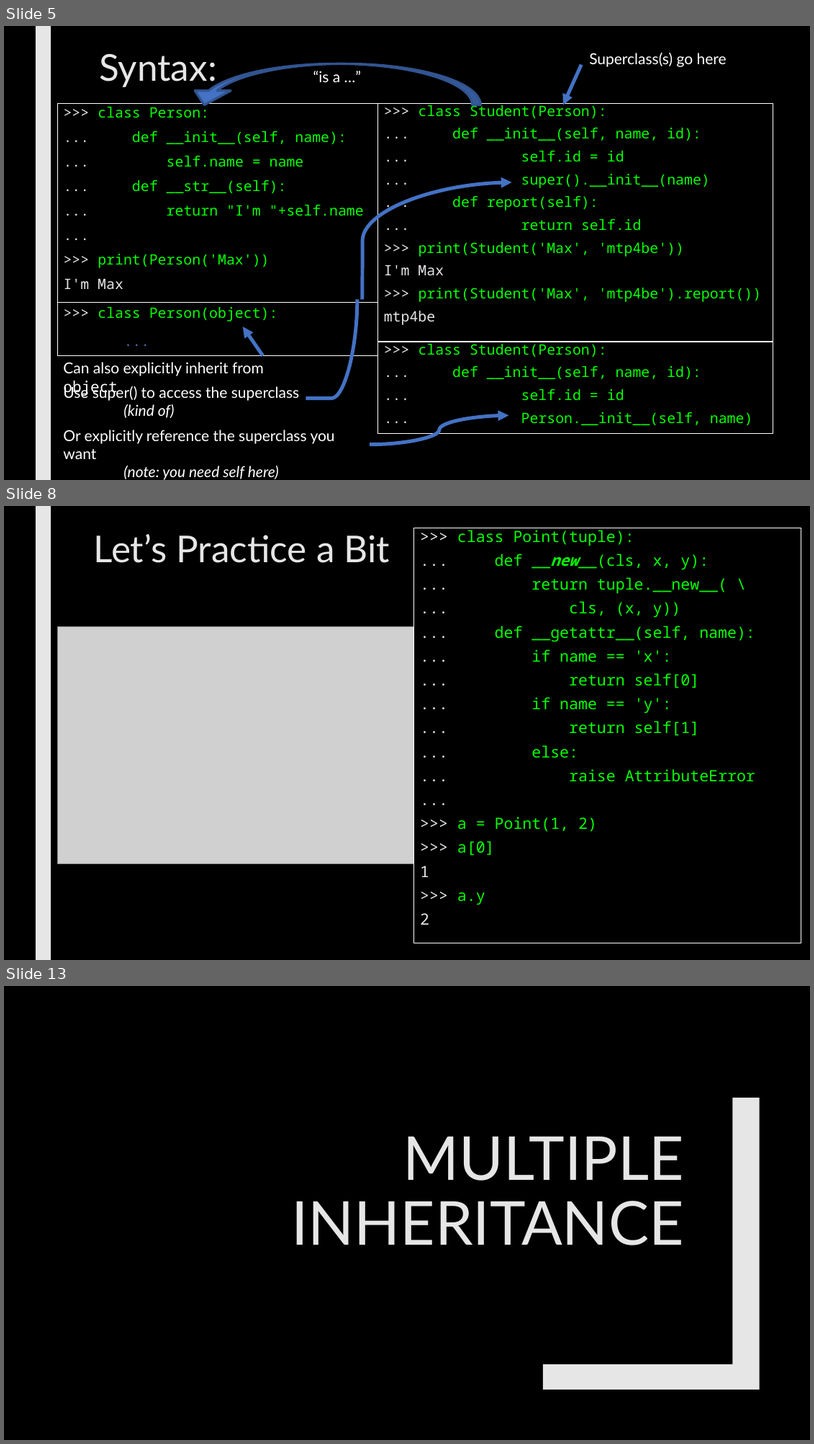
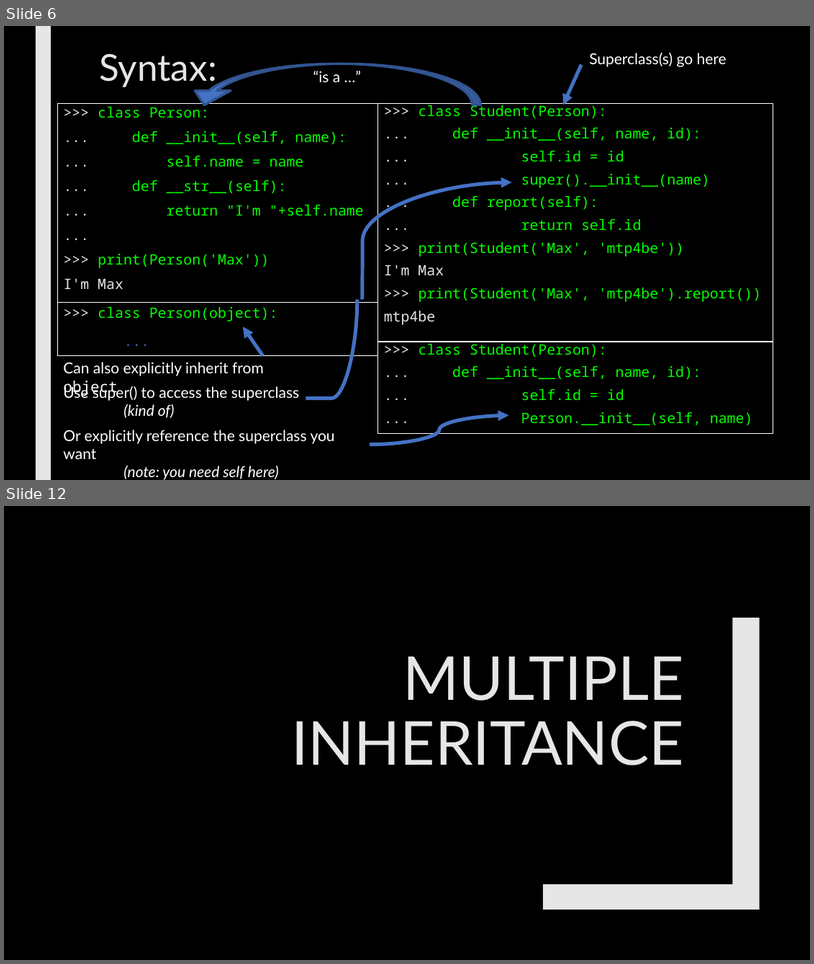
Before and after one commit to max7patek/metaprogramming, a slide deck: slides/01-PythonInheritance.pptx. Shown one above the other, each under a label of ours: slides 5, 8 and 13 before the commit, slides 6 and 12 after it; the slides between them are not shown. The pictures are 814x1444 and 814x964 pixels, drawn with LibreOffice and Linux fonts; fonts in the diff are those of the drawing; grey boxes stand for pictures. Boxes give left, top, right and bottom in pixels: in the first picture for what was removed or moved away, otherwise in the second. Text is boxed around its words. In the diff, an @@ line names an element or a change of style, - is before the commit and + after.

```diff
--- a/slides/01-PythonInheritance.pptx
+++ b/slides/01-PythonInheritance.pptx
@@ slide 8 removed at (4,506,810,960), background #000000; not listed: 1 template element that a slide beside it also shows @@
@@ title removed at (94,534,390,563) @@
-Let’s Practice a Bit
@@ rectangle removed at (414,528,801,943) @@
->>> class Point(tuple):
-... def __new__(cls, x, y):
-... return tuple.__new__( \
-... cls, (x, y))
-... def __getattr__(self, name):
-... if name == 'x':
-... return self[0]
-... if name == 'y':
-... return self[1]
-... else:
-... raise AttributeError
-...
->>> a = Point(1, 2)
->>> a[0]
-1
->>> a.y
-2
@@ picture removed at (57,626,414,864) @@
@@ what was slide 5 is now slide 6 @@
@@ what was slide 13 is now slide 12 @@
```
Also in this commit, not shown: 8 slides changed, 2 slides added, 2 other slides removed, 2 other files.
